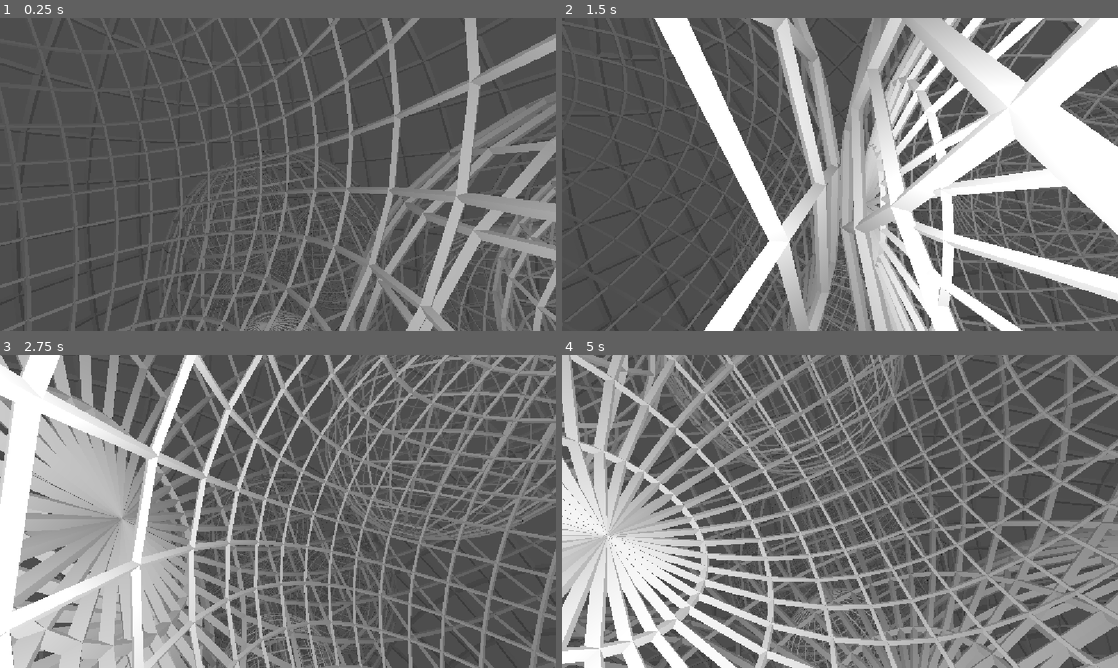
Above: before the commit, frames 1-4 (two rows, left to right).
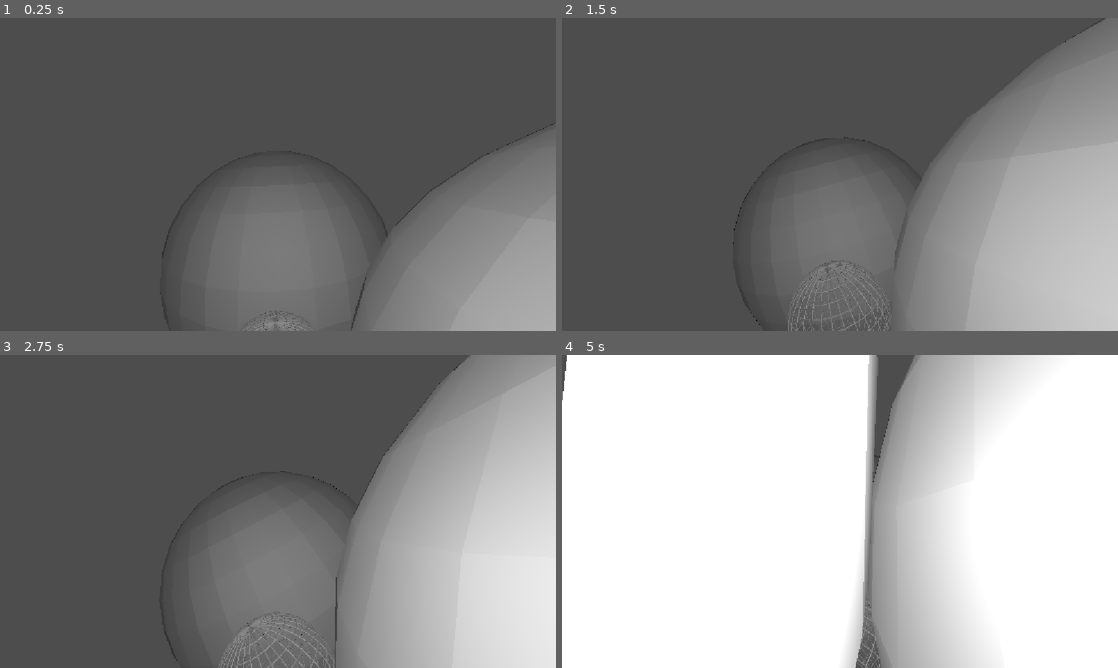
Above: after the commit, the same moments.

Repository: samuelvazan/the-machine-videogame
Game: Godot game, scene res://main.tscn
Same seed, same stepped clock (60 frames per second), same inputs: the game is played once before the commit and once after it.
Inputs:
- Up to frame 1 (0.25 s): no input
- Up to frame 2 (1.5 s): tap S (camBackward) at 0.6 s; tap E (camDown) at 1.35 s
- Up to frame 3 (2.75 s): tap W (camForward) at 2.1 s
- Up to frame 4 (5 s): tap A (camLeft) at 2.85 s; tap Down (camRdown) at 3.6 s; tap D (camRight) at 4.35 s

The runs differ from the first frame. In frame 1, 29% of the frame differs, in the area x 0-100%, y 0-100%; in frame 2, 57%; in frame 3, 76%; in frame 4, 91%.

Commit message:
full spheres added

Diff:
--- a/island.gd
+++ b/island.gd
@@ -1,43 +1,15 @@
 class_name Island
 extends Node3D
 
-const GROUND_TILE_ID := 0
-const TEST_PLATFORM_SIZE := Vector3i(5, 1, 5)
-const TEST_PLATFORM_FIRST_CELL := Vector3i(-2, 0, -2)
+const SPHERE_SCENE := preload("res://assets/sphere.glb")
+const FULL_SPHERE_SCENE := preload("res://assets/fullsphere.glb")
 
-var data: IslandData # The data this particular loaded island represents.
-@onready var grid_map: GridMap = $GridMap
+var data_idx: int = -1
 
 
-func setup(new_data: IslandData = null) -> void:
-	data = new_data # Keep the data so future edits can also modify it.
-
-	grid_map.clear() # Start from an empty generic Island scene.
-	_fill_test_platform()
-
-	# The saved GridMap loading is intentionally kept for when island data is
-	# used again. For now, every spawned island is the same test platform.
-	# _load_cells_from_data()
-
-
-func _fill_test_platform() -> void:
-	# Godot uses Y for height, so this makes a horizontal 5 x 1 x 5 slab.
-	var past_last_x := TEST_PLATFORM_FIRST_CELL.x + TEST_PLATFORM_SIZE.x
-	var past_last_z := TEST_PLATFORM_FIRST_CELL.z + TEST_PLATFORM_SIZE.z
-	for x in range(TEST_PLATFORM_FIRST_CELL.x, past_last_x):
-		for z in range(TEST_PLATFORM_FIRST_CELL.z, past_last_z):
-			grid_map.set_cell_item(Vector3i(x, 0, z), GROUND_TILE_ID)
-
-
-func _load_cells_from_data() -> void:
-	if data == null:
-		return
-
-	for position in data.cells:
-		grid_map.set_cell_item(position, data.cells[position]) # Turn saved tile data into the actual GridMap.
-
-
-func set_cell(position: Vector3i, tile: int) -> void:
-	if data != null:
-		data.set_cell(position, tile) # Change the island's stored state.
-	grid_map.set_cell_item(position, tile) # Immediately show the same change on screen.
+func _ready() -> void:
+	match data_idx:
+		-1:
+			add_child(SPHERE_SCENE.instantiate())
+		1:
+			add_child(FULL_SPHERE_SCENE.instantiate())
--- a/island.tscn
+++ b/island.tscn
@@ -1,7 +1,6 @@
 [gd_scene format=3 uid="uid://cw2v1ady7pwif"]
 
-[ext_resource type="PackedScene" uid="uid://dhrhhqq7ycatr" path="res://assets/sphere.glb" id="1_0iamf"]
+[ext_resource type="Script" uid="uid://wuv3fnmgnb1c" path="res://island.gd" id="1_v6y4a"]
 
 [node name="Island" type="Node3D" unique_id=1855105647]
-
-[node name="sphere" parent="." unique_id=1937516508 instance=ExtResource("1_0iamf")]
+script = ExtResource("1_v6y4a")
--- a/island_manager.gd
+++ b/island_manager.gd
@@ -136,6 +136,11 @@
 		if tree[node_index].Name == Name:
 			return node_index
 	return -1
+func modify_data_idx(Name: String, data_idx: int) -> void:
+	var node_index := _find_node_index(Name)
+	if node_index == -1:
+		return
+	tree[node_index].DataIndex = data_idx
 func _next_node_name() -> String: # generate a unique node Name. For now: n0, n1, n2, n3, ...
 	var generated_name := "n" + str(next_node_id)
 	next_node_id += 1
@@ -159,9 +164,9 @@
 		var chunk_name: String = chunk["Name"]
 		requested_islands[chunk_name] = true
 		if not loaded_islands.has(chunk_name):
-			var new_island := island_scene.instantiate() as Node3D
+			var new_island := island_scene.instantiate() as Island
 			new_island.name = chunk_name
-			new_island.set_meta("DataIndex", chunk["DataIndex"])
+			new_island.data_idx = chunk["DataIndex"]
 			add_child(new_island)
 			loaded_islands[chunk_name] = new_island
 		var island: Node3D = loaded_islands[chunk_name]
@@ -186,12 +191,13 @@
 	var root := TreeNode.new("root", "tetrahedron", true, 0, 10.0, Basis.IDENTITY, "", true)
 	tree.append(root)
 	add_tetrahedron_preset(root.Name)
-	add_tetrahedron_preset(root.children[0].Name)
-	add_tetrahedron_preset(root.children[1].Name)
-	add_tetrahedron_preset(root.children[0].children[0].Name)
-	add_tetrahedron_preset(root.children[0].children[0].children[0].Name)
-
-@export var rotation_speed_degrees := 20.0
+	modify_data_idx(root.children[0].Name, 1)
+	modify_data_idx(root.children[1].Name, 1)
+	modify_data_idx(root.children[2].Name, 1)
+	add_tetrahedron_preset(root.children[3].Name)
+	modify_data_idx(root.children[3].children[0].Name, 1)
+
+@export var rotation_speed_degrees := 5.0
 
 func _process(delta: float) -> void:
 	var rotation_step := Basis(Vector3.BACK, deg_to_rad(rotation_speed_degrees * delta))
--- a/main.tscn
+++ b/main.tscn
@@ -9,6 +9,7 @@
 [node name="IslandManager" type="Node" parent="." unique_id=147407782]
 script = ExtResource("1_0xm2m")
 island_scene = ExtResource("1_ig7tw")
+rotation_speed_degrees = null
 
 [node name="EntityManager" type="Node" parent="." unique_id=837358867]
 
--- a/project.godot
+++ b/project.godot
@@ -16,6 +16,7 @@
 
 [display]
 
+window/size/mode=3
 window/stretch/mode="canvas_items"
 window/stretch/aspect="expand"
 
--- /dev/null
+++ b/sphere.tscn
@@ -0,0 +1,5 @@
+[gd_scene format=3 uid="uid://dkvcer2lay7qn"]
+
+[ext_resource type="PackedScene" uid="uid://dhrhhqq7ycatr" path="res://assets/sphere.glb" id="1_8pulh"]
+
+[node name="sphere" unique_id=1937516508 instance=ExtResource("1_8pulh")]
Binary file added: assets/fullsphere.glb
Not shown, added: assets/fullsphere.glb.import
